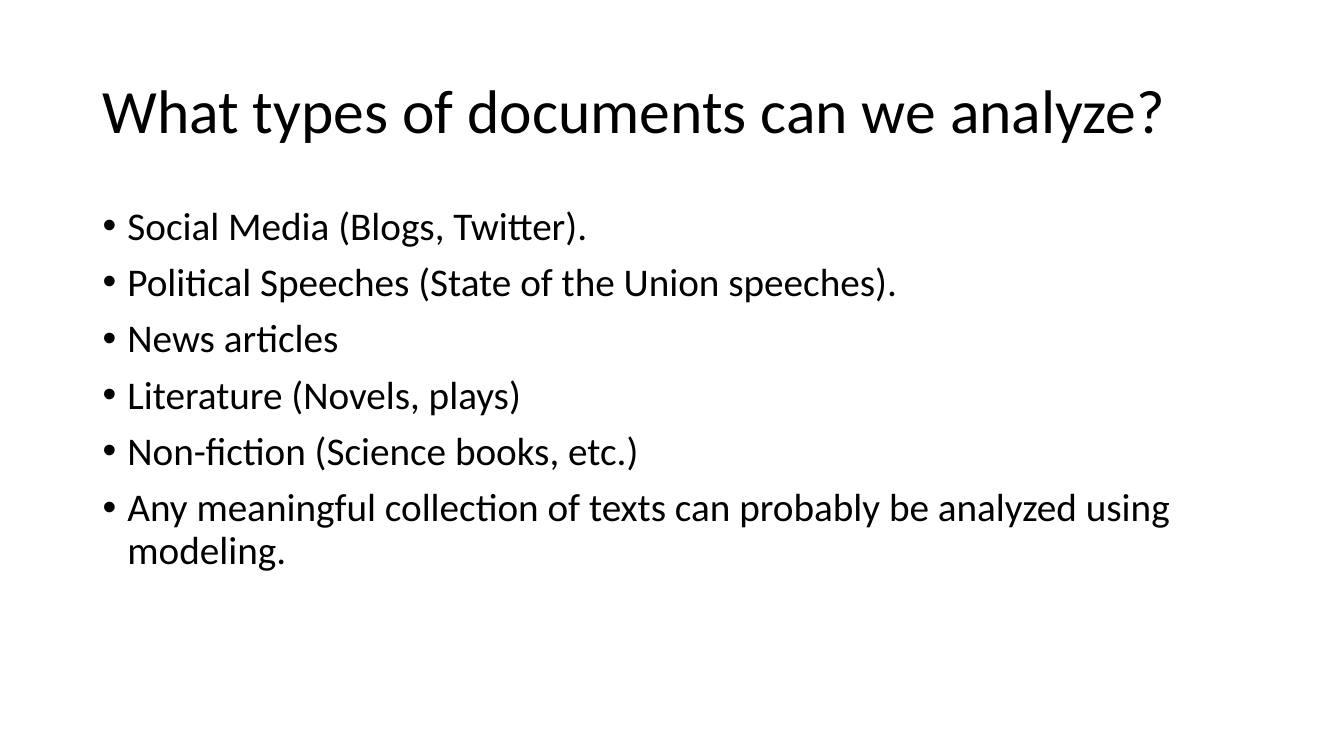
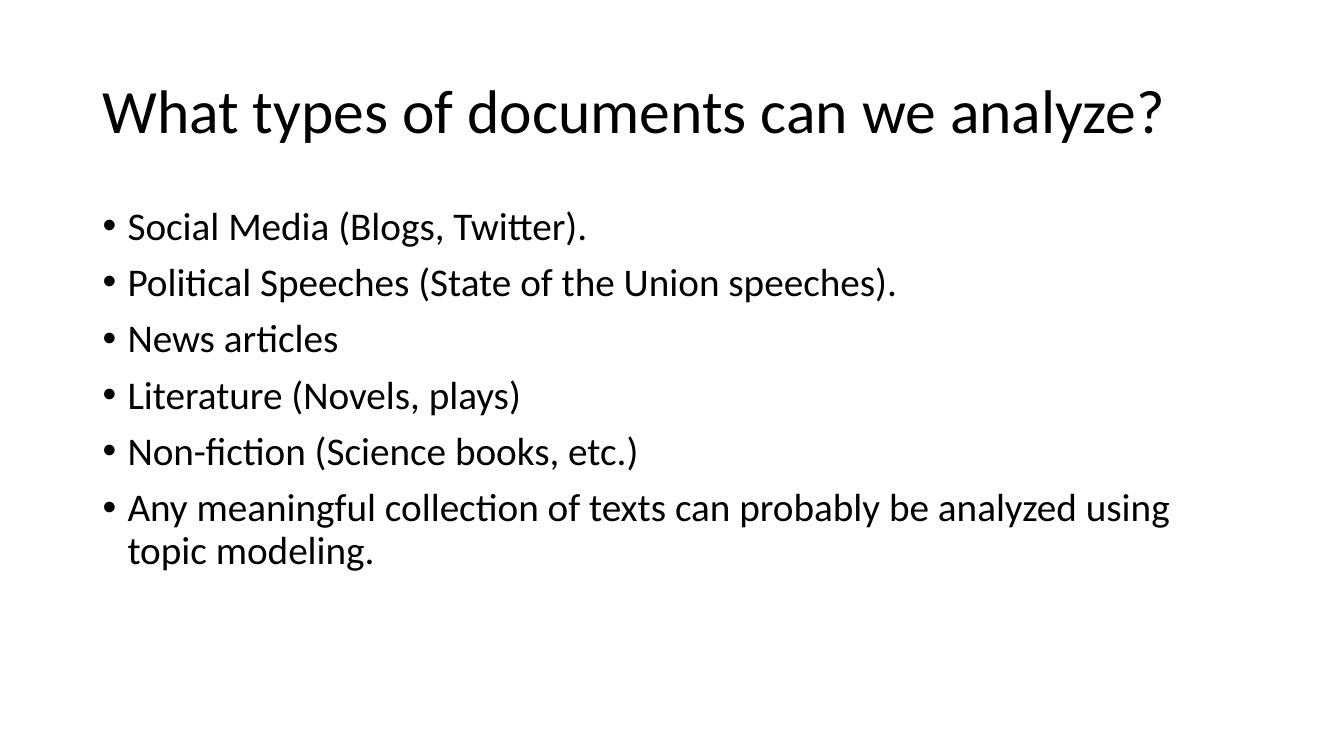
Before and after one commit to nuitrcs/topic-modeling-workshop, a slide deck: slide 7 of topic-model-slides.pptx. Drawn at 1344x756 pixels with LibreOffice and Linux fonts; fonts in the diff are those of the drawing. Boxes give left, top, right and bottom in pixels: in the first picture for what was removed or moved away, otherwise in the second. Text is boxed around its words. In the diff, an @@ line names an element or a change of style, - is before the commit and + after.

```diff
--- a/topic-model-slides.pptx
+++ b/topic-model-slides.pptx
@@ text at <box>128,493,1170,571</box>: text changed @@
-• Any meaningful collection of texts can probably be analyzed using modeling.
+• Any meaningful collection of texts can probably be analyzed using topic modeling.
```
Also in this commit, not shown: 7 other slides changed.
